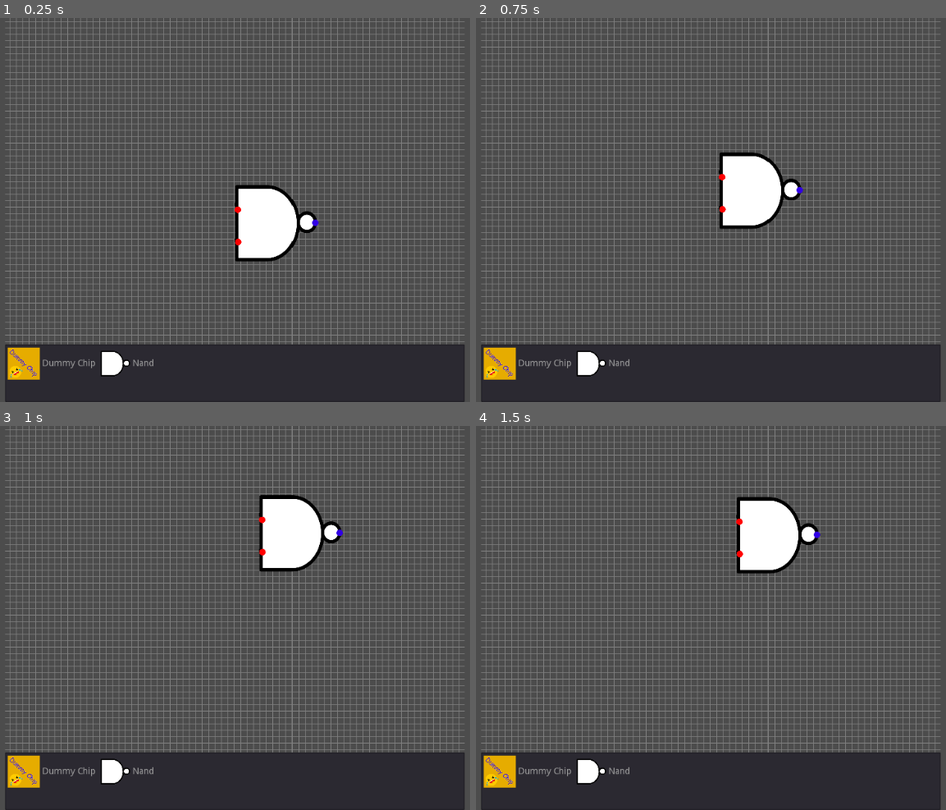
Above: before the commit, frames 1-4 (two rows, left to right).
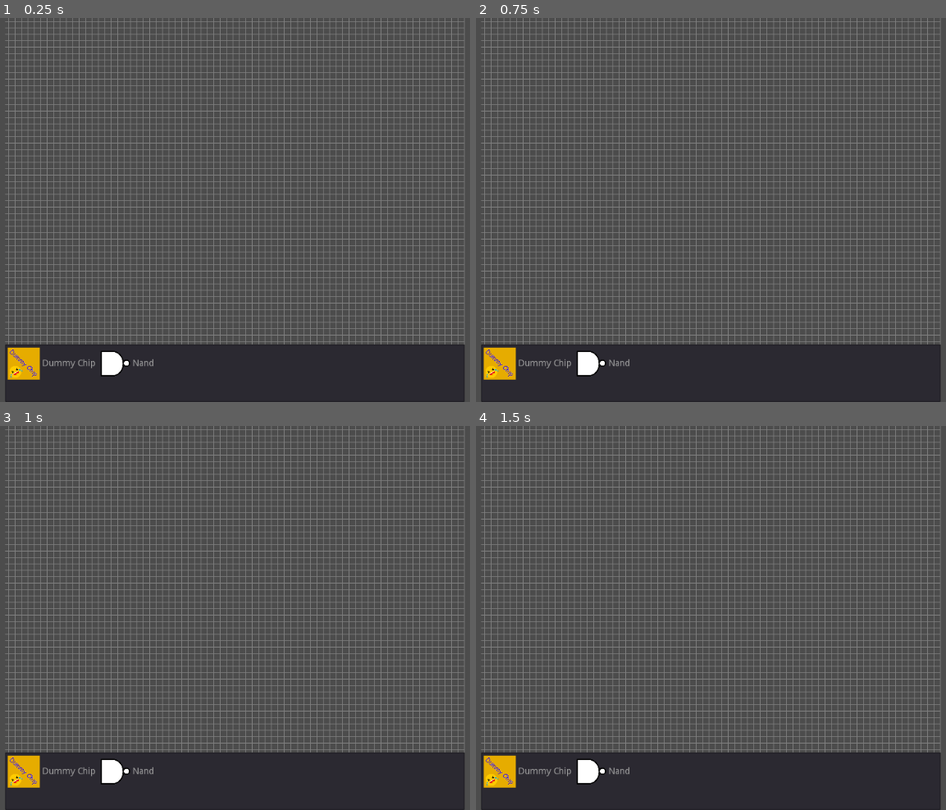
Above: after the commit, the same moments.

Repository: SeanFxyz/assembler_exemplar
Game: Godot game, scene res://scenes/ChipDesigner/ChipDesigner.tscn
Two runs of this game, one before a commit and one after it. Both use one fixed random seed, a clock stepped at 60 frames per second and the inputs below. This scene is started directly instead of the project's main scene.
Inputs (mouse positions are in pixels of both pictures, inside the frame that each line leads up to):
- Up to frame 1 (0.25 s): no input
- Up to frame 2 (0.75 s): tap Enter at 0.5 s; drag from (753, 225) to (776, 125) at 0.52 s
- Up to frame 3 (1 s): no input
- Up to frame 4 (1.5 s): drag from (579, 637) to (776, 537) at 1.27 s

The runs differ from the first frame. In frame 1, 17% of the frame differs, in the area x 1-98%, y 0-86%; in frame 2, 17%; in frame 3, 17%; in frame 4, 17%.

Commit message:
Work on wires... - Expanded the Wire and WireSegment scripts:     * Wires now (ideally) instantiate WireSegments and keep track of       them by their grid positions (represented by the new GridPos       class)     * WireSegments (again, ideally) detect when the mouse has been       clicked and dragged on them, so that they can signal their parent       Wire to add a new segment at the current mouse position.     * At the time of writing, I am considering an alternative approach       wherein the Canvas would handle instantiating Segments and       detecting the relative input, leaving the WireSegment a more       passive sort of node.     * I also got rid of the SegShape enum. I think Henry's idea of how       to change the visual representation was better (hiding/showing       different Sprite/Line2D nodes that each represent one direction       ofthe wire, rather than using different frames of an animation) - Made CanvasInfo.grid_inc a const, since I don't think it will need to   change at runtime. - Got rid of the CanvasModulate node in the WireSegment scene, because   apparently it tints the entire viewport its in. Apparently, all   CanvasItem -derived nodes, which includes all Node2D derivatives, have   a `modulate` property, which can be used to tint them. I'm thinking we   should use this property in future on the Wire scene's root node to   create wires of different colors.

Diff:
--- a/src/scenes/ChipDesigner/Canvas/Canvas.gd
+++ b/src/scenes/ChipDesigner/Canvas/Canvas.gd
@@ -7,8 +7,16 @@
 onready var viewport       := $Viewport
 onready var camera         := $Viewport/Camera2D
 onready var chip_container := $Viewport/Chips
+onready var wire_container := $Viewport/Wires
 
 var has_mouse := true
+
+var Wire : PackedScene = preload("res://scenes/ChipDesigner/Wire/Wire.tscn")
+
+func _ready():
+	var half_viewport_size : Vector2 = viewport.get_visible_rect().size / 2
+	camera.position = half_viewport_size
+
 
 func _process(_delta):
 	if viewport.get_visible_rect().has_point(viewport.get_mouse_position()):
@@ -20,8 +28,13 @@
 			emit_signal("mouse_off")
 		has_mouse = false
 
+	if (has_mouse and
+			Input.is_action_just_pressed("ui_select") and
+			CanvasInfo.entities_hovered <= 0):
+		add_wire()
 
-func add_chip(chip_scene):
+
+func add_chip(chip_scene: PackedScene):
 
 	var new_chip = chip_scene.instance()
 	new_chip.position = chip_container.get_local_mouse_position()
@@ -29,3 +42,9 @@
 	new_chip.is_dragged = true
 
 	chip_container.add_child(new_chip)
+
+
+func add_wire():
+	var new_wire = Wire.instance()
+	wire_container.add_child(new_wire)
+	new_wire.add_seg_at_mouse()
--- a/src/scenes/ChipDesigner/Canvas/Canvas.tscn
+++ b/src/scenes/ChipDesigner/Canvas/Canvas.tscn
@@ -23,6 +23,7 @@
 physics_object_picking = true
 
 [node name="Camera2D" type="Camera2D" parent="Viewport"]
+position = Vector2( 512, 300 )
 current = true
 script = ExtResource( 3 )
 
--- a/src/scenes/ChipDesigner/CanvasChips/CanvasChip.gd
+++ b/src/scenes/ChipDesigner/CanvasChips/CanvasChip.gd
@@ -9,19 +9,25 @@
 func _ready():
 	# warning-ignore:return_value_discarded
 	connect("input_event", self, "_on_Drag")
+	connect("mouse_entered", self, "_on_mouse_entered")
+	connect("mouse_exited", self, "_on_mouse_exited")
 
 var prev_mouse_position = Vector2()
 var is_dragged = false
 
 func _on_Drag(_viewport, event, _shape_idx):
-
-
 	# Allow dragging if user clicks CollisionShape2D
 	if event.is_action_pressed("ui_select"):
 		get_tree().set_input_as_handled()
 		prev_mouse_position = event.position
 		is_dragged = true
 		CanvasInfo.chips_dragged += 1
+
+func _on_mouse_entered():
+	CanvasInfo.entities_hovered += 1
+
+func _on_mouse_exited():
+	CanvasInfo.entities_hovered -= 1
 
 func _input(event):
 	# Disable dragging if click is released
--- a/src/scenes/ChipDesigner/Wire/Wire.gd
+++ b/src/scenes/ChipDesigner/Wire/Wire.gd
@@ -1,15 +1,64 @@
-tool
 extends Node2D
 
+var seg_grid := {}
+const Segment: PackedScene=preload("res://scenes/ChipDesigner/Wire/WireSegment.tscn")
+#const GridPos := preload("res://classes/GridPos.gd")
+
+onready var segments : Node2D = $Segments
 
 
-var seg_grid := {}
-var Segment: PackedScene=preload("res://scenes/ChipDesigner/Wire/WireSegment.tscn")
-
-onready var segs : Node2D = $Segments
-
-func add_seg_at(pos: Vector2) -> void:
+func _ready():
 	pass
 
-func delete_seg_at(pos: Vector2) -> void:
-	pass
+
+func init_segment(pos: GridPos) -> Node2D:
+	var new_seg : Node2D = Segment.instance()
+	new_seg.grid_pos = pos
+	seg_grid[pos.to_key()] = pos
+	new_seg.connect("extend_wire", self, "_on_segment_extend_wire")
+	new_seg.connect("delete", self, "_on_segment_delete")
+	return new_seg
+
+
+func add_seg_at_mouse() -> void:
+	var mouse_pos : Vector2 = get_local_mouse_position()
+
+	var grid_pos := GridPos.new(int(mouse_pos.x / CanvasInfo.grid_inc),
+								int(mouse_pos.y / CanvasInfo.grid_inc))
+
+	var new_seg : Node2D = init_segment(grid_pos)
+
+	new_seg.is_dragged = true
+
+	segments.add_child(new_seg)
+
+
+func update_seg_shape(segment):
+	var neighbors : Dictionary = segment.grid_pos.get_neighbors()
+	if seg_grid.has(neighbors["left"].to_key()):
+		segment.left = true
+	if seg_grid.has(neighbors["right"].to_key()):
+		segment.right = true
+	if seg_grid.has(neighbors["up"].to_key()):
+		segment.up = true
+	if seg_grid.has(neighbors["down"].to_key()):
+		segment.down = true
+
+
+func update_neighbor_segs(pos: GridPos):
+	for npos in pos.get_neighbors():
+		var npos_key : int = npos.to_key()
+		if seg_grid.has(npos_key):
+			update_seg_shape(seg_grid[npos_key])
+
+
+func _on_segment_extend_wire(pos: GridPos):
+	print("Wire: extend wire")
+	var cur_mouse_pos := get_local_mouse_position()
+
+
+func _on_segment_delete(pos: GridPos):
+	print("Wire: delete segment")
+	seg_grid[pos.to_key()].queue_free()
+	seg_grid.erase(pos.to_key())
+	update_neighbor_segs(pos)
--- a/src/scenes/ChipDesigner/Wire/Wire.tscn
+++ b/src/scenes/ChipDesigner/Wire/Wire.tscn
@@ -3,6 +3,7 @@
 [ext_resource path="res://scenes/ChipDesigner/Wire/Wire.gd" type="Script" id=2]
 
 [node name="Wire" type="Node2D"]
+modulate = Color( 1, 0, 0, 1 )
 script = ExtResource( 2 )
 
 [node name="Segments" type="Node2D" parent="."]
--- a/src/scenes/ChipDesigner/Wire/WireSegment.gd
+++ b/src/scenes/ChipDesigner/Wire/WireSegment.gd
@@ -1,16 +1,32 @@
-extends Sprite
+extends Node2D
 
-onready var modulator : CanvasModulate = $CanvasModulate
+onready var sprite : AnimatedSprite = $AnimatedSprite
 
-enum SegSprite {
-	ALL = 0,
-	LEFT = 1,
-	RIGHT = 2,
-	UP = 3,
-	DOWN = 4,
-	LEFT_RIGHT = 5,
-	UP_DOWN = 6
-}
+var is_dragged : bool
+var grid_pos   : GridPos setget set_grid_pos
 
-func set_color(color: Color):
-	modulator.color = color
+signal extend_wire(x, y)
+
+
+func set_shape(shape: int):
+	sprite.frame = shape
+
+
+func set_grid_pos(new_value: GridPos):
+	grid_pos = new_value
+	position.x = grid_pos.x
+	position.y = grid_pos.y
+	position *= CanvasInfo.grid_inc
+
+
+func _on_input_event(_viewport, event, _shape_idx):
+	if event.is_action_pressed("ui_select"):
+		get_tree().set_input_as_handled()
+		is_dragged = true
+
+
+func _on_mouse_exited():
+	if is_dragged:
+		print("Segment: extend wire")
+		emit_signal("extend_wire", grid_pos)
+		is_dragged = false
--- a/src/scenes/ChipDesigner/Wire/WireSegment.tscn
+++ b/src/scenes/ChipDesigner/Wire/WireSegment.tscn
@@ -17,14 +17,22 @@
 "speed": 5.0
 } ]
 
-[node name="WireSegment" type="Node2D"]
+[sub_resource type="RectangleShape2D" id=2]
+extents = Vector2( 5, 5 )
+
+[node name="WireSegment" type="Area2D"]
+modulate = Color( 1, 0, 0, 1 )
 script = ExtResource( 1 )
 
 [node name="AnimatedSprite" type="AnimatedSprite" parent="."]
-scale = Vector2( 0.2, 0.2 )
+scale = Vector2( 0.1, 0.1 )
 frames = SubResource( 1 )
 animation = "segment"
 centered = false
 
-[node name="CanvasModulate" type="CanvasModulate" parent="."]
-color = Color( 1, 0, 0, 1 )
+[node name="CollisionShape2D" type="CollisionShape2D" parent="."]
+position = Vector2( 5, 5 )
+shape = SubResource( 2 )
+
+[connection signal="input_event" from="." to="." method="_on_input_event"]
+[connection signal="mouse_exited" from="." to="." method="_on_mouse_exited"]
--- a/src/singletons/CanvasInfo.gd
+++ b/src/singletons/CanvasInfo.gd
@@ -1,10 +1,13 @@
 extends Node
 
 # Grid square size
-var grid_inc : int = 10
+const grid_inc : int = 10
 
 # How many chips are being dragged
 var chips_dragged : int = 0
+
+# How many entities the mouse is touching
+var entities_hovered : int = 0
 
 # Current zoom level
 var zoom_cur : float = 1.0
Not shown: 1 places in src/scenes/ChipDesigner/Wire/WireSegment.tscn that only renumber resources
